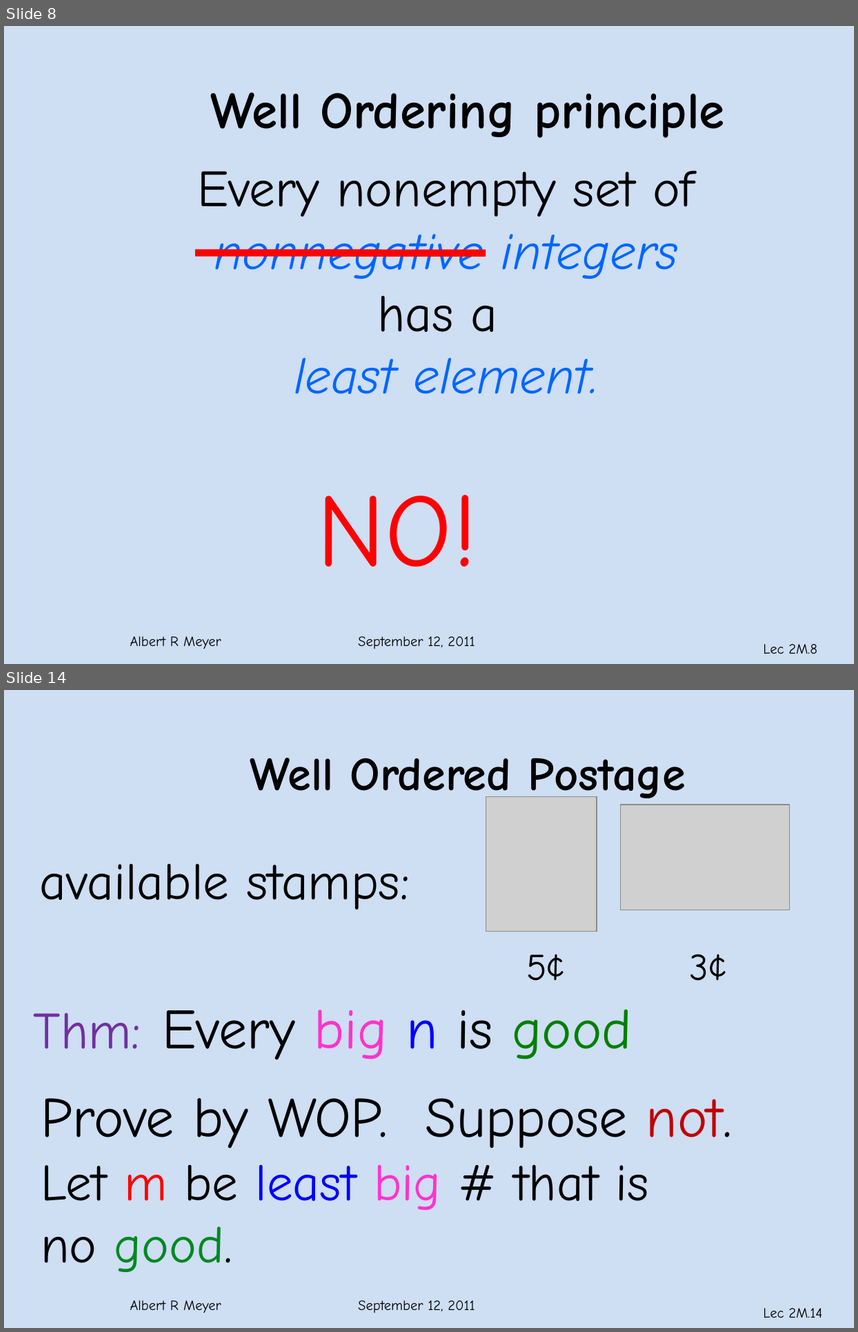
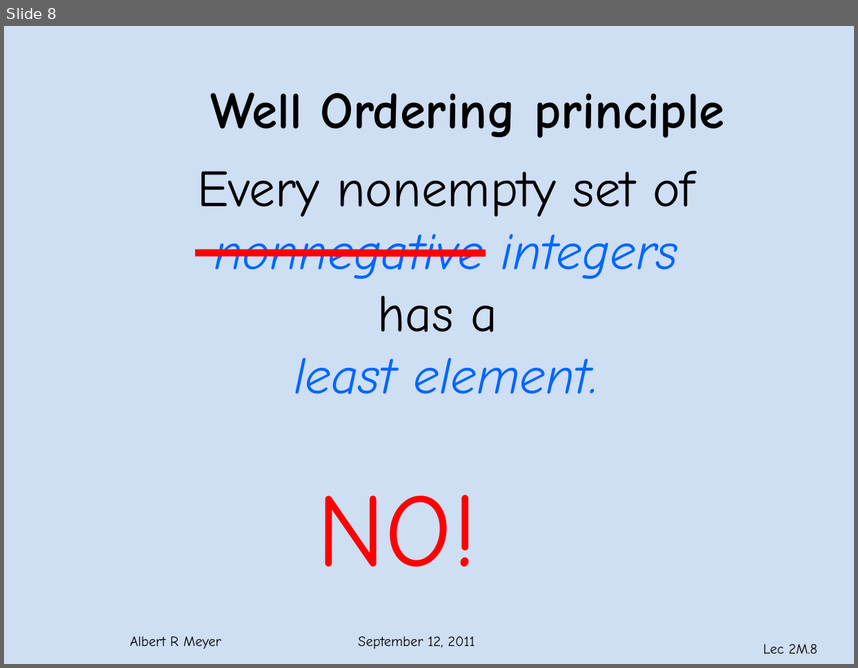
Before and after one commit to armeyer/mcs_web, a slide deck: fall11/slidesF11/slides2m.pptx. Shown one above the other, each under a label of ours: slides 8 and 14 before the commit, slide 8 after it; the slides between them are not shown. The pictures are 858x1332 and 858x668 pixels, drawn with LibreOffice and Linux fonts; fonts in the diff are those of the drawing; grey boxes stand for pictures; background and template pictures are left out. Boxes give left, top, right and bottom in pixels: in the first picture for what was removed or moved away, otherwise in the second. Text is boxed around its words. In the diff, an @@ line names an element or a change of style, - is before the commit and + after.

```diff
--- a/fall11/slidesF11/slides2m.pptx
+++ b/fall11/slidesF11/slides2m.pptx
@@ slide 14 removed at [4,690,854,1328], background #C6D9F1 at 85% opacity; not listed: 2 template elements that a slide beside it also shows @@
@@ title removed at [250,758,686,805] @@
-Well Ordered Postage
@@ group removed at [40,796,791,980]: 3 texts, 2 pictures @@
-available stamps:
-5¢
-3¢
@@ text removed at [34,1009,632,1060] @@
-Thm: Every big n is good
@@ text removed at [41,1098,732,1272] @@
-Prove by WOP. Suppose not.
-Let m be least big # that is
-no good.
```
Also in this commit, not shown: 10 slides changed, 2 slides added, 3 other slides removed.
